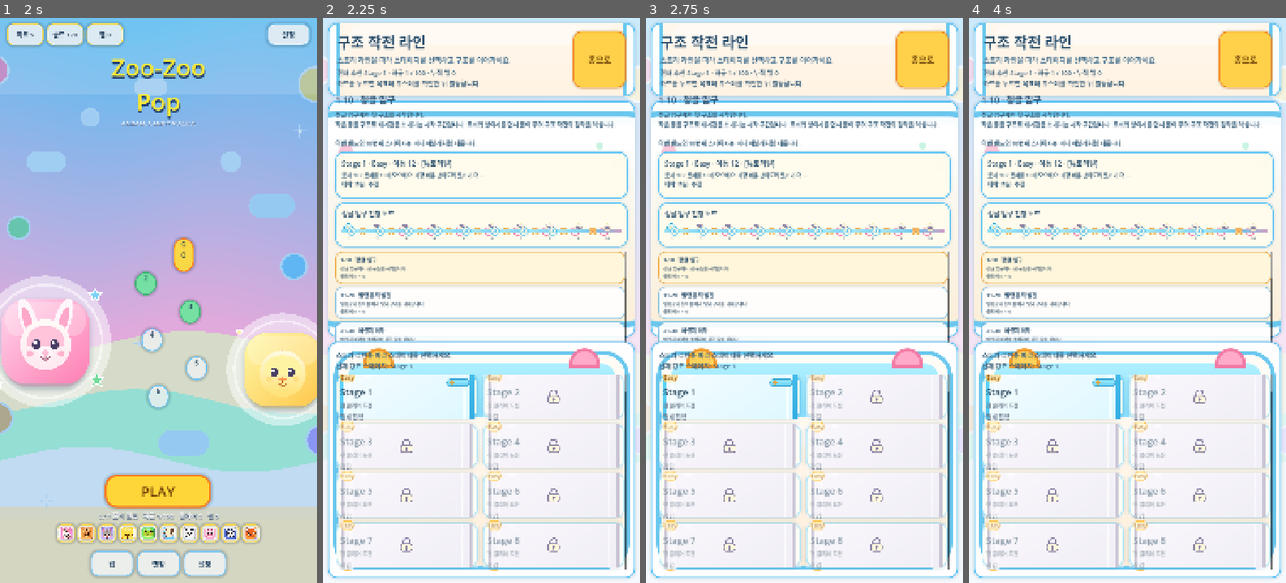
Above: before the commit, frames 1-4 (left to right).
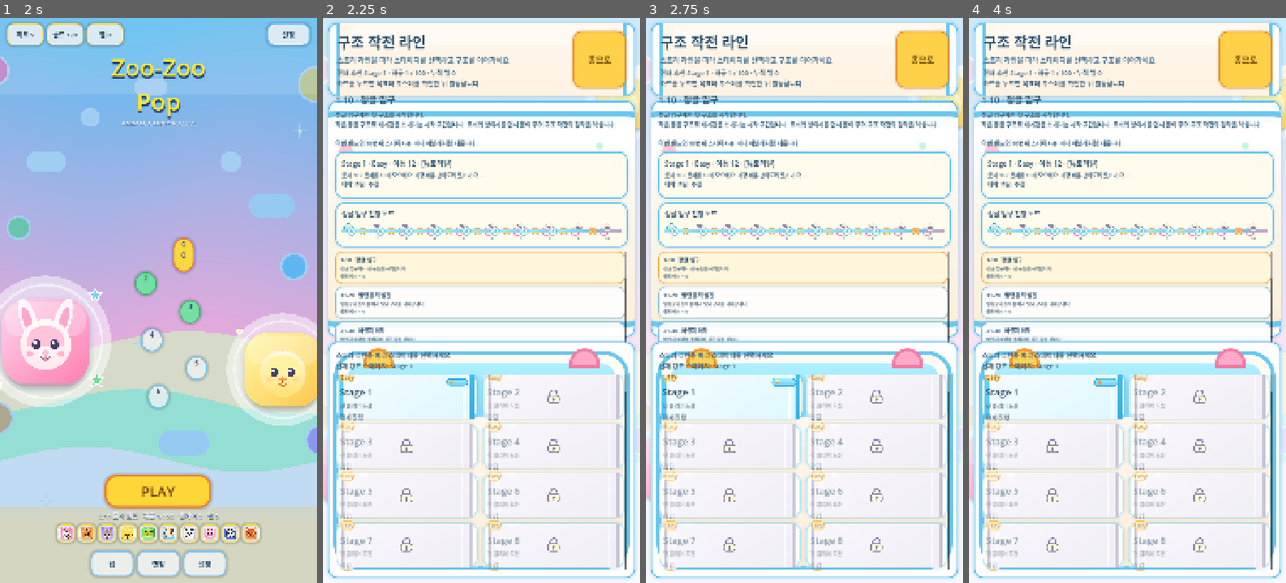
Above: after the commit, the same moments.

Repository: shinehand/3MatchGame
Game: Godot game, scene res://scenes/loading.tscn
Same seed, same stepped clock (60 frames per second), same inputs: the game is played once before the commit and once after it.
Inputs (mouse positions are in pixels of both pictures, inside the frame that each line leads up to):
- Up to frame 1 (2 s): move the mouse to (228, 272) at 0.52 s; click (228, 272) at 0.67 s; drag from (95, 328) to (142, 413) at 1.27 s
- Up to frame 2 (2.25 s): click "맵" at 2 s
- Up to frame 3 (2.75 s): no input
- Up to frame 4 (4 s): click "홈으로" at 2.75 s; click "PLAY" at 3.5 s

Frame 1 is identical in both runs. In frame 2, 0.5% of the frame differs, in the area x 0-100%, y 10-86%; in frame 3, 0.9%; in frame 4, 0.8%.

Commit message:
feat: polish stage map presentation

Diff:
--- a/scripts/stage_card.gd
+++ b/scripts/stage_card.gd
@@ -19,6 +19,7 @@
 @onready var finale_badge: TextureRect = $FinaleBadge
 
 var stage_id := 0
+var pulse_tween: Tween
 
 
 func _ready() -> void:
@@ -36,6 +37,10 @@
 	_apply_frame_variant(unlocked, best_stars)
 	status_label.text = _status_text(unlocked, best_stars)
 	_rebuild_stars(best_stars)
+	if unlocked and stage_id == GameSession.get_selected_stage_id():
+		call_deferred("_start_current_pulse")
+	else:
+		_stop_current_pulse()
 
 
 func _rebuild_stars(best_stars: int) -> void:
@@ -61,6 +66,31 @@
 
 func _on_pressed() -> void:
 	stage_selected.emit(stage_id)
+
+
+func _start_current_pulse() -> void:
+	if not is_inside_tree():
+		return
+	_stop_current_pulse()
+	pivot_offset = size * 0.5
+	current_badge.scale = Vector2(0.92, 0.92)
+	pulse_tween = create_tween()
+	pulse_tween.set_loops()
+	pulse_tween.set_trans(Tween.TRANS_SINE)
+	pulse_tween.set_ease(Tween.EASE_IN_OUT)
+	pulse_tween.tween_property(self, "scale", Vector2(1.025, 1.025), 0.62)
+	pulse_tween.parallel().tween_property(current_badge, "scale", Vector2(1.04, 1.04), 0.62)
+	pulse_tween.tween_property(self, "scale", Vector2.ONE, 0.62)
+	pulse_tween.parallel().tween_property(current_badge, "scale", Vector2(0.92, 0.92), 0.62)
+
+
+func _stop_current_pulse() -> void:
+	if pulse_tween != null and pulse_tween.is_valid():
+		pulse_tween.kill()
+	pulse_tween = null
+	scale = Vector2.ONE
+	if current_badge:
+		current_badge.scale = Vector2.ONE
 
 
 func _ensure_refs() -> void:
--- a/scripts/stage_select.gd
+++ b/scripts/stage_select.gd
@@ -19,6 +19,8 @@
 const STORY_PATH_NODE_CURRENT = preload("res://assets/ui/meta/story_path_node_current.svg")
 const STORY_PATH_NODE_CLEARED = preload("res://assets/ui/meta/story_path_node_cleared.svg")
 const STORY_PATH_CONNECTOR = preload("res://assets/ui/meta/story_path_connector.svg")
+const MAP_RABBIT_TEXTURE = preload("res://assets/generated/polish/home_mascot_rabbit_clean.png")
+const MAP_CHICK_TEXTURE = preload("res://assets/generated/polish/home_mascot_chick_clean.png")
 
 const BAND_ORDER := ["1-10", "11-20", "21-30", "31-40", "41-50", "51-60", "61-70", "71-80", "81-90", "91-100"]
 const BAND_META := {
@@ -97,6 +99,10 @@
 var stage_defs: Array = []
 var selected_popup_stage_id := 1
 var selected_pre_boosters: Array[String] = []
+var map_juice_layer: Control
+var map_rabbit: TextureRect
+var map_chick: TextureRect
+var map_tweens: Array[Tween] = []
 var stage_popup_overlay: ColorRect
 var stage_popup_panel: PanelContainer
 var stage_popup_title_label: Label
@@ -116,11 +122,13 @@
 		GameSession.set_selected_stage_id(1)
 	resized.connect(_queue_layout_refresh)
 	get_window().size_changed.connect(_queue_layout_refresh)
+	_build_map_juice_layer()
 	_build_stage_popup()
 	_rebuild_stage_grid()
 	_refresh_story_panel()
 	call_deferred("_focus_selected_stage_card")
 	call_deferred("_apply_responsive_layout")
+	call_deferred("_start_map_ambient_animations")
 
 
 func _on_home_button_pressed() -> void:
@@ -149,6 +157,34 @@
 	_refresh_story_panel()
 	_rebuild_stage_grid()
 	_show_stage_popup(stage_id)
+
+
+func _build_map_juice_layer() -> void:
+	if map_juice_layer:
+		return
+
+	map_juice_layer = Control.new()
+	map_juice_layer.name = "StageMapJuiceLayer"
+	map_juice_layer.set_anchors_preset(Control.PRESET_FULL_RECT)
+	map_juice_layer.mouse_filter = Control.MOUSE_FILTER_IGNORE
+	add_child(map_juice_layer)
+	move_child(map_juice_layer, safe_margin.get_index())
+
+	map_rabbit = _make_map_mascot("MapRabbit", MAP_RABBIT_TEXTURE)
+	map_juice_layer.add_child(map_rabbit)
+	map_chick = _make_map_mascot("MapChick", MAP_CHICK_TEXTURE)
+	map_juice_layer.add_child(map_chick)
+
+
+func _make_map_mascot(node_name: String, texture: Texture2D) -> TextureRect:
+	var mascot := TextureRect.new()
+	mascot.name = node_name
+	mascot.texture = texture
+	mascot.expand_mode = TextureRect.EXPAND_IGNORE_SIZE
+	mascot.stretch_mode = TextureRect.STRETCH_KEEP_ASPECT_CENTERED
+	mascot.mouse_filter = Control.MOUSE_FILTER_IGNORE
+	mascot.modulate = Color(1, 1, 1, 0.78)
+	return mascot
 
 
 func _build_stage_popup() -> void:
@@ -293,8 +329,11 @@
 	_refresh_booster_buttons()
 	stage_popup_overlay.visible = true
 	stage_popup_overlay.modulate = Color(1, 1, 1, 0)
+	stage_popup_panel.scale = Vector2(0.84, 0.84)
+	stage_popup_panel.pivot_offset = stage_popup_panel.size * 0.5
 	var tween := create_tween()
 	tween.tween_property(stage_popup_overlay, "modulate", Color(1, 1, 1, 1), 0.12)
+	tween.parallel().tween_property(stage_popup_panel, "scale", Vector2(1.0, 1.0), 0.18).set_trans(Tween.TRANS_BACK).set_ease(Tween.EASE_OUT)
 
 
 func _stage_def_by_id(stage_id: int) -> Dictionary:
@@ -357,7 +396,13 @@
 
 func _on_stage_popup_close_pressed() -> void:
 	Feedback.play_ui_tap()
-	stage_popup_overlay.visible = false
+	var tween := create_tween()
+	tween.tween_property(stage_popup_overlay, "modulate", Color(1, 1, 1, 0), 0.10)
+	tween.parallel().tween_property(stage_popup_panel, "scale", Vector2(0.92, 0.92), 0.10)
+	tween.tween_callback(func() -> void:
+		stage_popup_overlay.visible = false
+		stage_popup_panel.scale = Vector2.ONE
+	)
 
 
 func _on_stage_popup_start_pressed() -> void:
@@ -706,6 +751,30 @@
 			return ""
 
 
+func _start_map_ambient_animations() -> void:
+	for tween in map_tweens:
+		if tween != null and tween.is_valid():
+			tween.kill()
+	map_tweens.clear()
+	_float_map_mascot(map_rabbit, 14.0, 1.35)
+	_float_map_mascot(map_chick, 10.0, 1.08)
+
+
+func _float_map_mascot(target: Control, distance: float, duration: float) -> void:
+	if target == null or not is_inside_tree():
+		return
+	target.pivot_offset = target.size * 0.5
+	var base_y := target.position.y
+	var tween := create_tween()
+	tween.set_loops()
+	tween.set_trans(Tween.TRANS_SINE)
+	tween.set_ease(Tween.EASE_IN_OUT)
+	tween.tween_property(target, "position:y", base_y - distance, duration)
+	tween.tween_property(target, "position:y", base_y + distance * 0.34, duration)
+	tween.tween_property(target, "position:y", base_y, duration * 0.7)
+	map_tweens.append(tween)
+
+
 func _queue_layout_refresh() -> void:
 	call_deferred("_apply_responsive_layout")
 
@@ -719,7 +788,22 @@
 	stage_grid.columns = 2 if portrait else 4
 	if stage_popup_panel:
 		stage_popup_panel.custom_minimum_size = Vector2(700, 760) if portrait else Vector2(720, 720)
+	_layout_map_juice_layer(portrait)
 	header_panel.custom_minimum_size = Vector2.ZERO if portrait else Vector2(0, 170)
 	story_panel.custom_minimum_size = Vector2(0, 420) if portrait else Vector2(420, 0)
 	stage_panel.custom_minimum_size = Vector2(0, 760) if portrait else Vector2(0, 0)
 	home_button.custom_minimum_size = Vector2(180, 72) if portrait else Vector2(220, 78)
+
+
+func _layout_map_juice_layer(portrait: bool) -> void:
+	if map_juice_layer == null:
+		return
+	var viewport_size := get_viewport_rect().size
+	var rabbit_height := viewport_size.y * (0.28 if portrait else 0.32)
+	var chick_height := viewport_size.y * (0.20 if portrait else 0.26)
+	if map_rabbit:
+		map_rabbit.size = Vector2(rabbit_height * 0.78, rabbit_height)
+		map_rabbit.position = Vector2(-map_rabbit.size.x * 0.28, viewport_size.y - map_rabbit.size.y - (120.0 if portrait else 70.0))
+	if map_chick:
+		map_chick.size = Vector2(chick_height * 0.84, chick_height)
+		map_chick.position = Vector2(viewport_size.x - map_chick.size.x * 0.68, 98.0 if portrait else 132.0)
--- a/scripts/validate_scene_loads.gd
+++ b/scripts/validate_scene_loads.gd
@@ -163,6 +163,10 @@
 	elif stage_popup.visible:
 		errors.append("%s StagePopupOverlay should start hidden until a stage node is pressed." % STAGE_SELECT_SCENE_PATH)
 
+	var map_juice_layer := node.get_node_or_null("StageMapJuiceLayer") as CanvasItem
+	if map_juice_layer == null:
+		errors.append("%s is missing StageMapJuiceLayer ambient mascots." % STAGE_SELECT_SCENE_PATH)
+
 
 func _validate_alpha_gate_data(errors: PackedStringArray) -> void:
 	var stages: Array = StageCatalog.get_stages()
Not shown, changed: 5hr_work_log.md
Not shown, changed: scripts/validate_gameplay.sh
